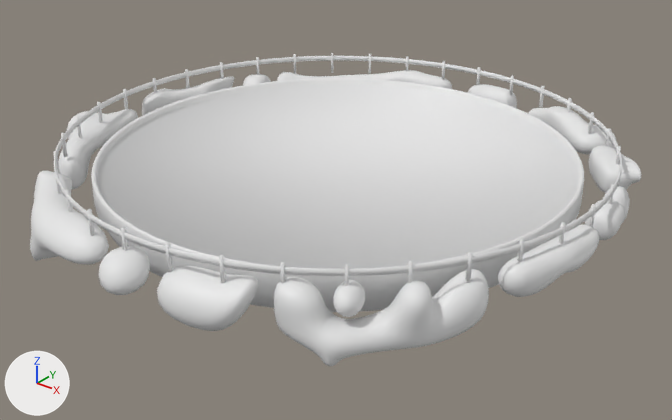
Before and after pictures for a commit that changed the Blender file Assets/Models/Island_Ring.blend.
Rendered twice from a 50 mm camera at (22.4, -28.2, 15.1) aimed at (0.1, -0.2, -2.3). Lighting does not change. The marker at lower left points along +X, +Y and +Z.
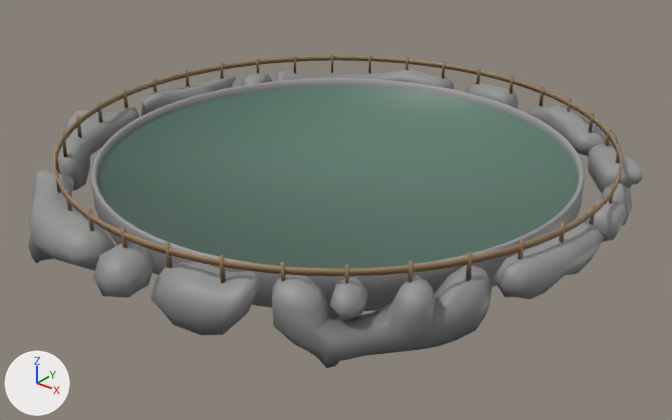
The change, as a diff of the scene's bpy script:
```diff
--- a/Assets/Models/Island_Ring.blend.py
+++ b/Assets/Models/Island_Ring.blend.py
@@ me_cube_002 @@
-me_cube_002.from_pydata(...)  # 306 vertices, 276 faces; spans x -12.4..12.1, y -13.2..12.0, z -2.4..1.2
+me_cube_002.from_pydata(...)  # 1134 vertices, 1104 faces; spans x -12.2..11.9, y -12.5..11.9, z -2.2..0.7
+# me_cube_002 part 1: the loose piece of 40 vertices spanning x 5.0..10.7, y -10.5..-4.0, z -1.9..0.9 is rebuilt with 154 vertices and now spans x 5.2..10.4, y -10.3..-4.4, z -1.8..0.7, in mat_gradient_island_png (picture img_gradient_island_png)
+# me_cube_002 part 2: the loose piece of 36 vertices spanning x -10.0..-1.4, y 5.3..11.9, z -1.8..0.9 is rebuilt with 138 vertices and now spans x -9.6..-1.4, y 5.8..11.7, z -1.6..0.6, in mat_gradient_island_png (picture img_gradient_island_png)
+# me_cube_002 part 3: the loose piece of 32 vertices spanning x -8.9..-0.3, y -12.6..-8.0, z -2.1..0.8 is rebuilt with 122 vertices and now spans x -8.3..-1.2, y -12.1..-8.2, z -1.9..0.6, in mat_gradient_island_png (picture img_gradient_island_png)
+# me_cube_002 part 4: the loose piece of 24 vertices spanning x -12.4..-7.5, y -7.8..-1.2, z -1.5..1.0 is rebuilt with 90 vertices and now spans x -12.2..-8.1, y -7.6..-1.4, z -1.5..0.6, in mat_gradient_island_png (picture img_gradient_island_png)
+# me_cube_002 part 5: the loose piece of 24 vertices spanning x 3.0..8.5, y 7.6..11.4, z -1.1..0.7 is rebuilt with 90 vertices and now spans x 3.2..8.3, y 7.9..11.2, z -1.0..0.7, in mat_gradient_island_png (picture img_gradient_island_png)
+# me_cube_002 part 6: the loose piece of 20 vertices spanning x 9.8..12.1, y -4.7..0.4, z -1.2..0.6 is rebuilt with 74 vertices and now spans x 9.9..11.9, y -4.7..0.2, z -0.9..0.6, in mat_gradient_island_png (picture img_gradient_island_png)
+# me_cube_002 part 7: the loose piece of 16 vertices spanning x -0.7..2.3, y 10.4..12.0, z -1.6..0.5 is rebuilt with 58 vertices and now spans x -0.7..2.2, y 10.4..11.9, z -1.5..0.5, in mat_gradient_island_png (picture img_gradient_island_png)
+# me_cube_002 part 8: the loose piece of 16 vertices spanning x -11.2..-8.6, y 4.3..7.2, z -2.2..0.5 is rebuilt with 58 vertices and now spans x -10.7..-8.9, y 4.5..6.7, z -2.2..0.4, in mat_gradient_island_png (picture img_gradient_island_png)
+# me_cube_002 part 9: the loose piece of 12 vertices spanning x 0.9..5.4, y -12.3..-9.2, z -1.9..1.2 is rebuilt with 42 vertices and now spans x 1.4..5.0, y -11.9..-9.5, z -1.5..0.6, in mat_gradient_island_png (picture img_gradient_island_png)
+# me_cube_002 part 10: the loose piece of 12 vertices spanning x 10.2..11.9, y 0.7..2.8, z -0.9..0.6 is rebuilt with 42 vertices and now spans x 10.3..11.8, y 0.8..2.7, z -0.7..0.6, in mat_gradient_island_png (picture img_gradient_island_png)
+# me_cube_002 part 11: the loose piece of 8 vertices spanning x 6.5..8.1, y -9.6..-7.7, z -0.6..0.7 is rebuilt with 26 vertices and now spans x 6.7..7.9, y -9.4..-7.8, z -0.5..0.6, in mat_gradient_island_png (picture img_gradient_island_png)
+# me_cube_002 part 12: the loose piece of 8 vertices spanning x -1.5..1.7, y -13.2..-9.8, z -1.2..0.8 is rebuilt with 26 vertices and now spans x -0.8..1.1, y -12.5..-10.5, z -1.0..0.6, in mat_gradient_island_png (picture img_gradient_island_png)
+# me_cube_002 part 13: the loose piece of 8 vertices spanning x 10.0..11.6, y 3.0..5.0, z -1.4..0.6 is rebuilt with 26 vertices and now spans x 10.1..11.3, y 3.1..4.6, z -1.4..0.6, in mat_gradient_island_png (picture img_gradient_island_png)
+# me_cube_002 part 14: 25 vertices removed from x 7.7..11.1, y 4.5..8.2, z -0.8..0.6; 97 vertices added at x 8.0..10.9, y 4.8..8.2, z -0.8..0.6
+# me_cube_002 part 15: 23 vertices removed from x -12.1..-9.9, y -1.5..5.5, z -2.4..0.6; 89 vertices added at x -11.8..-10.2, y -1.2..4.8, z -2.0..0.6
+me_cube_002.materials.append(mat_gradient_island_png)  # picture img_gradient_island_png
@@ me_circle_003 @@
 me_circle_003.from_pydata(...)  # 256 vertices, 256 faces; spans x -11.3..11.3, y -11.3..11.3, z 0.9..1.1
+me_circle_003.materials.append(mat_gradient_island_png)  # picture img_gradient_island_png
@@ me_circle_002 @@
 me_circle_002.from_pydata(...)  # 288 vertices, 216 faces; spans x -11.3..11.3, y -11.3..11.3, z 0.2..1.2
+me_circle_002.materials.append(mat_gradient_island_png)  # picture img_gradient_island_png
@@ me_circle_001 @@
 me_circle_001.from_pydata(...)  # 770 vertices, 832 faces; spans x -10.0..10.0, y -10.0..10.0, z -5.6..0.3
+# me_circle_001 part 16: texture (UV) coordinates changed
+me_circle_001.materials.append(mat_gradient_island_png_001)  # picture img_gradient_island_png_001
@@ ob_cube @@
 ob_cube.location = (0.0, 0.0, 0.0)
-_m = ob_cube.modifiers.new('Subsurf', 'SUBSURF')
```

Location of each change, (x1, y1, x2, y2) in pixels of the pictures (672 x 420 px):
'Circle.001', recoloured, surface changed (white to green): (91, 78, 584, 312) in both
'Cube', reshaped, modifiers changed: before (30, 70, 641, 366); after (28, 69, 643, 368)
'Circle.002', recoloured (grey to brown): (54, 56, 622, 276) in both
'Circle.000', recoloured (grey to brown): (53, 53, 622, 286) in both
part 1 of me_cube_002, rebuilt: before (274, 269, 489, 366); after (272, 265, 492, 368)
part 2 of me_cube_002, rebuilt: before (277, 70, 452, 89); after (276, 69, 454, 90)
part 3 of me_cube_002, rebuilt: before (30, 171, 109, 265); after (28, 170, 116, 271)
part 4 of me_cube_002, rebuilt: before (58, 109, 138, 189); after (58, 107, 140, 191)
part 5 of me_cube_002, rebuilt: before (528, 106, 616, 155); after (527, 105, 619, 156)
part 6 of me_cube_002, rebuilt: before (498, 224, 599, 297); after (493, 223, 604, 299)
part 7 of me_cube_002, rebuilt: before (467, 84, 517, 108); after (466, 83, 518, 109)
part 8 of me_cube_002, rebuilt: before (243, 74, 271, 85); after (242, 73, 272, 86)
part 9 of me_cube_002, rebuilt: before (157, 265, 258, 331); after (151, 262, 262, 335)
part 10 of me_cube_002, rebuilt: before (585, 200, 625, 240); after (583, 198, 627, 242)
part 11 of me_cube_002, rebuilt: before (333, 280, 365, 317); after (330, 277, 369, 321)
part 12 of me_cube_002, rebuilt: before (98, 246, 150, 295); after (93, 243, 155, 298)
part 13 of me_cube_002, rebuilt: before (602, 186, 630, 223); after (601, 183, 632, 225)
part 14 of me_cube_002, built on: before (589, 145, 641, 194); after (588, 143, 643, 193)
part 15 of me_cube_002, built on: before (142, 77, 234, 116); after (141, 76, 236, 116)
